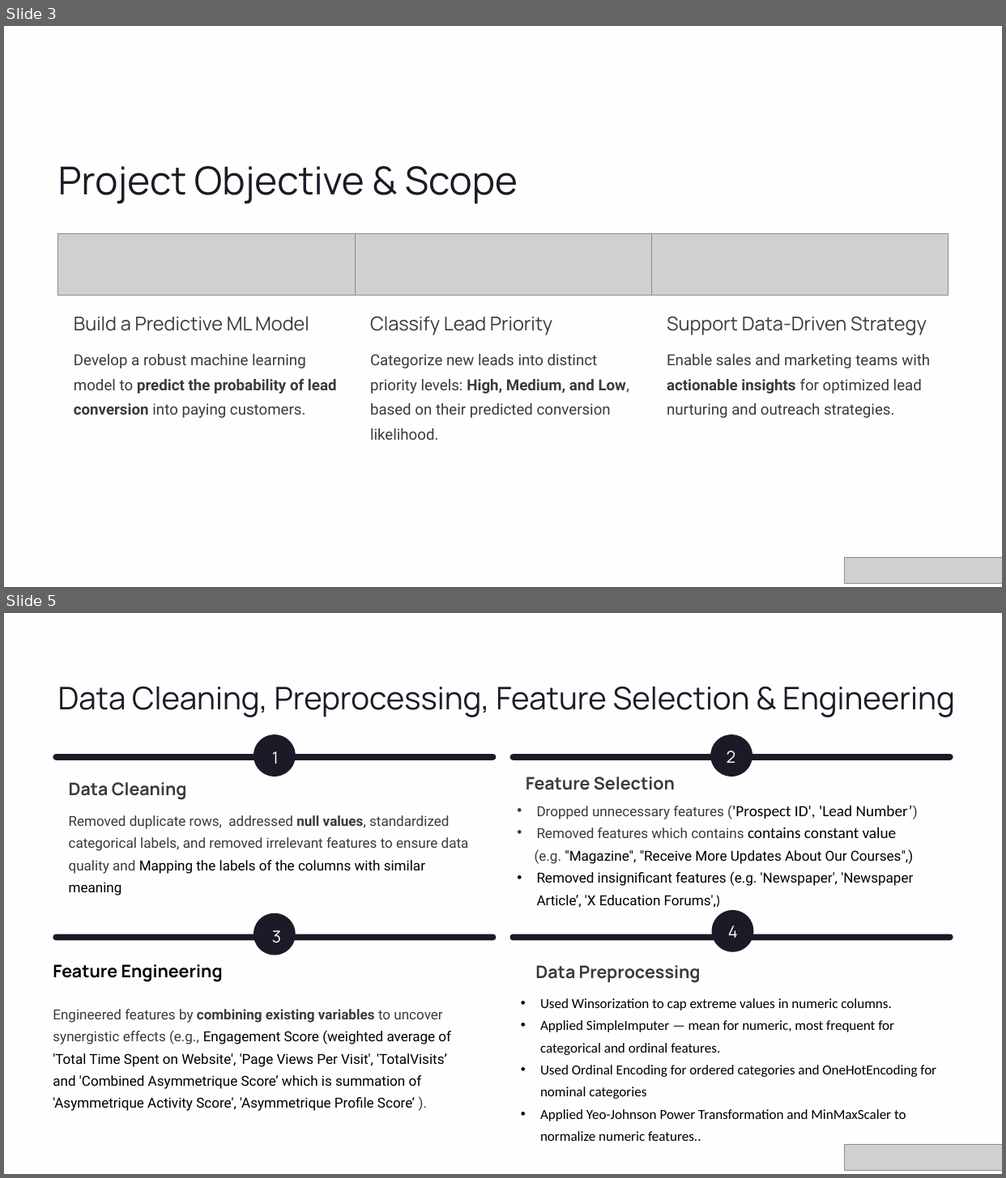
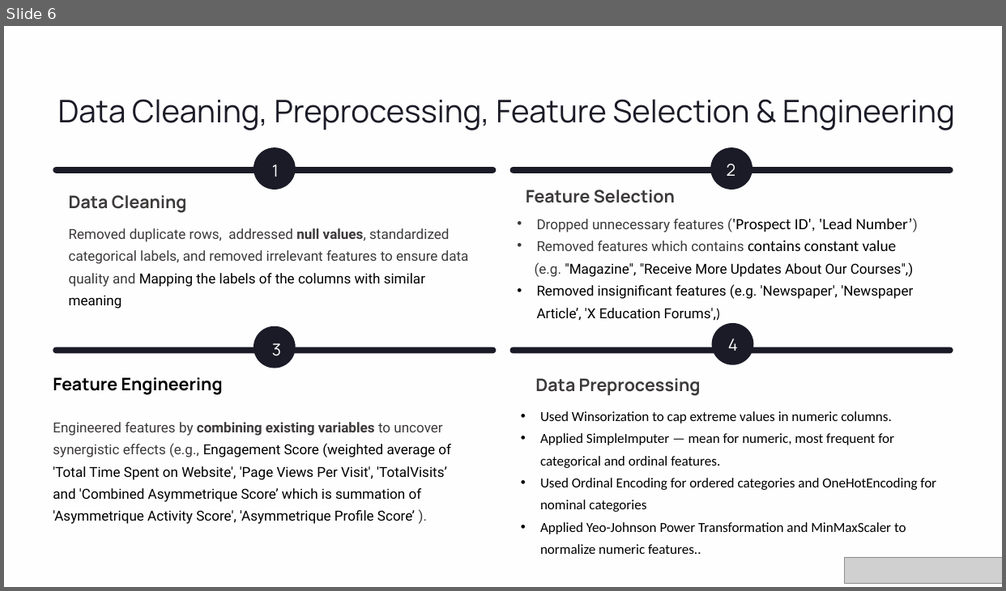
Before and after one commit to Rithwik-Minfy/Lead-Conversion-Classfication-Capstone, a slide deck: Capstone Presentation.pptx. Shown one above the other, each under a label of ours: slides 3 and 5 before the commit, slide 6 after it; the slides between them are not shown. The pictures are 1006x1178 and 1006x591 pixels, drawn with LibreOffice and Linux fonts; fonts in the diff are those of the drawing; grey boxes stand for pictures; background and template pictures are left out. Boxes give left, top, right and bottom in pixels: in the first picture for what was removed or moved away, otherwise in the second. Text is boxed around its words. In the diff, an @@ line names an element or a change of style, - is before the commit and + after.

```diff
--- a/Capstone Presentation.pptx
+++ b/Capstone Presentation.pptx
@@ slide 3 removed at <box>4,26,1002,587</box>, background #FFFFFF; not listed: 2 template elements that a slide beside it also shows @@
@@ text removed at <box>58,166,518,204</box> @@
-Project Objective & Scope
@@ picture removed at <box>58,233,355,296</box> @@
@@ picture removed at <box>355,233,650,296</box> @@
@@ picture removed at <box>651,233,948,296</box> @@
@@ text removed at <box>74,316,309,331</box> @@
-Build a Predictive ML Model
@@ text removed at <box>370,316,552,335</box> @@
-Classify Lead Priority
@@ text removed at <box>667,316,927,335</box> @@
-Support Data-Driven Strategy
@@ text removed at <box>74,354,337,418</box> @@
-Develop a robust machine learning model to predict the probability of lead conversion into paying customers.
@@ text removed at <box>370,354,630,440</box> @@
-Categorize new leads into distinct priority levels: High, Medium, and Low, based on their predicted conversion likelihood.
@@ text removed at <box>667,354,930,418</box> @@
-Enable sales and marketing teams with actionable insights for optimized lead nurturing and outreach strategies.
@@ picture removed at <box>844,557,1002,583</box> @@
@@ what was slide 5 is now slide 6 @@
```
Also in this commit, not shown: 6 slides changed, 2 slides added, 5 other files.
